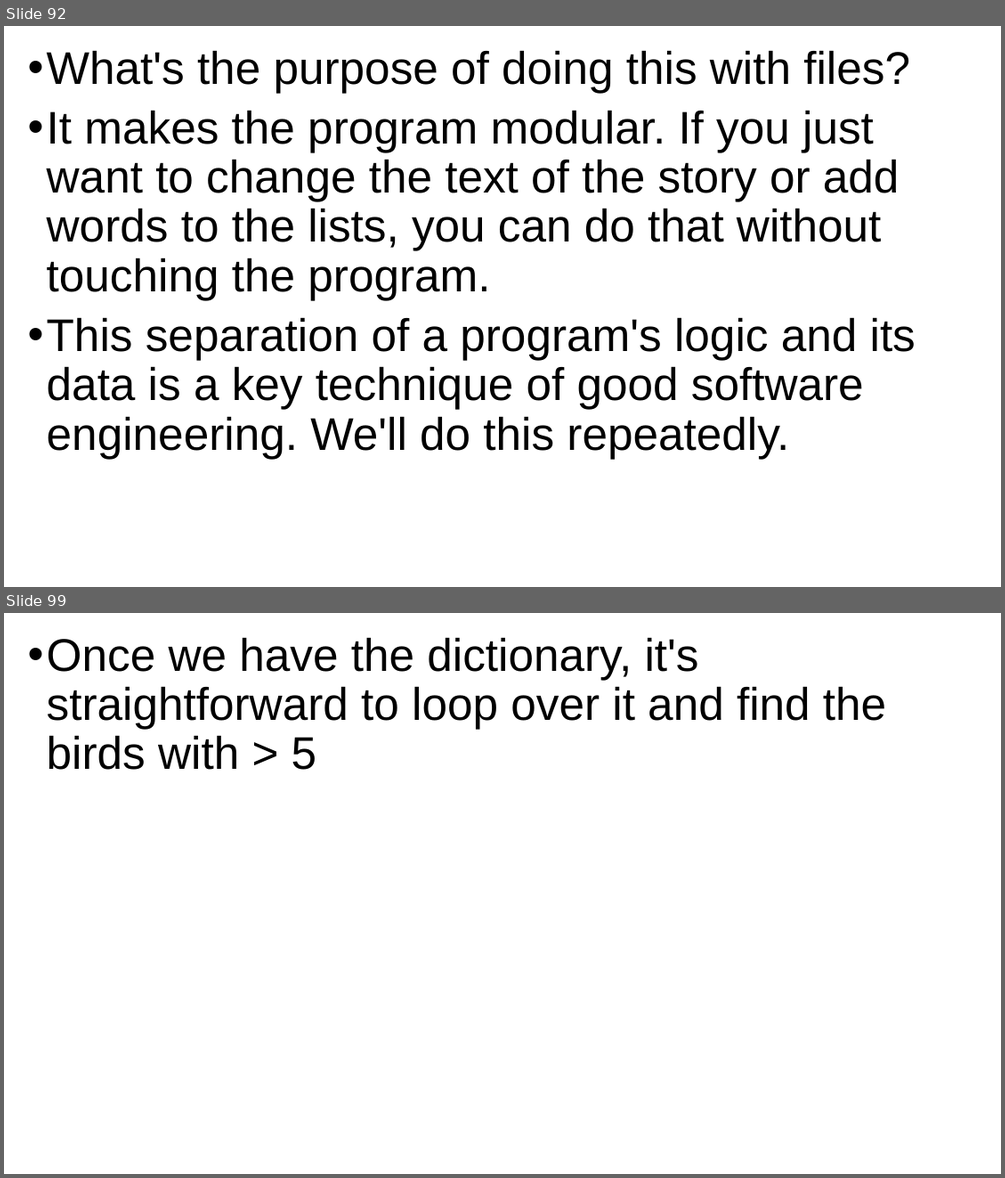
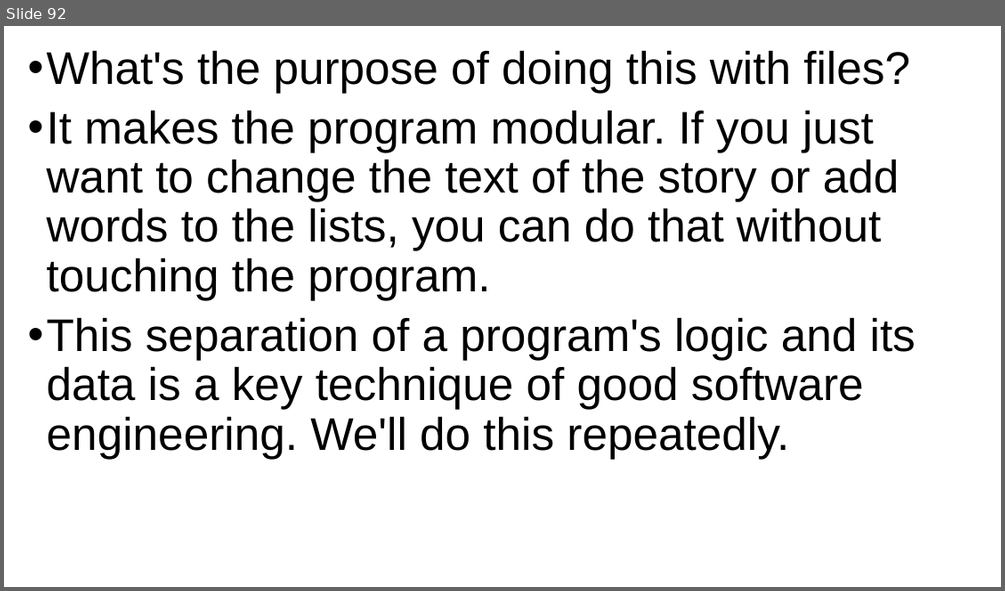
Before and after one commit to grimmelm/ctech404, a slide deck: ctech403/module_1/CTECH403 Module 1 - Files.pptx. Shown one above the other, each under a label of ours: slides 92 and 99 before the commit, slide 92 after it; the slides between them are not shown. The pictures are 1005x1178 and 1005x591 pixels, drawn with LibreOffice and Linux fonts; fonts in the diff are those of the drawing. Boxes give left, top, right and bottom in pixels: in the first picture for what was removed or moved away, otherwise in the second. Text is boxed around its words. In the diff, an @@ line names an element or a change of style, - is before the commit and + after.

```diff
--- a/ctech403/module_1/CTECH403 Module 1 - Files.pptx
+++ b/ctech403/module_1/CTECH403 Module 1 - Files.pptx
@@ slide 99 removed at (4, 613, 1001, 1174), background #FFFFFF @@
@@ text removed at (47, 637, 886, 770) @@
-• Once we have the dictionary, it's straightforward to loop over it and find the birds with > 5
```
Also in this commit, not shown: 14 other slides removed, 30 other files.
